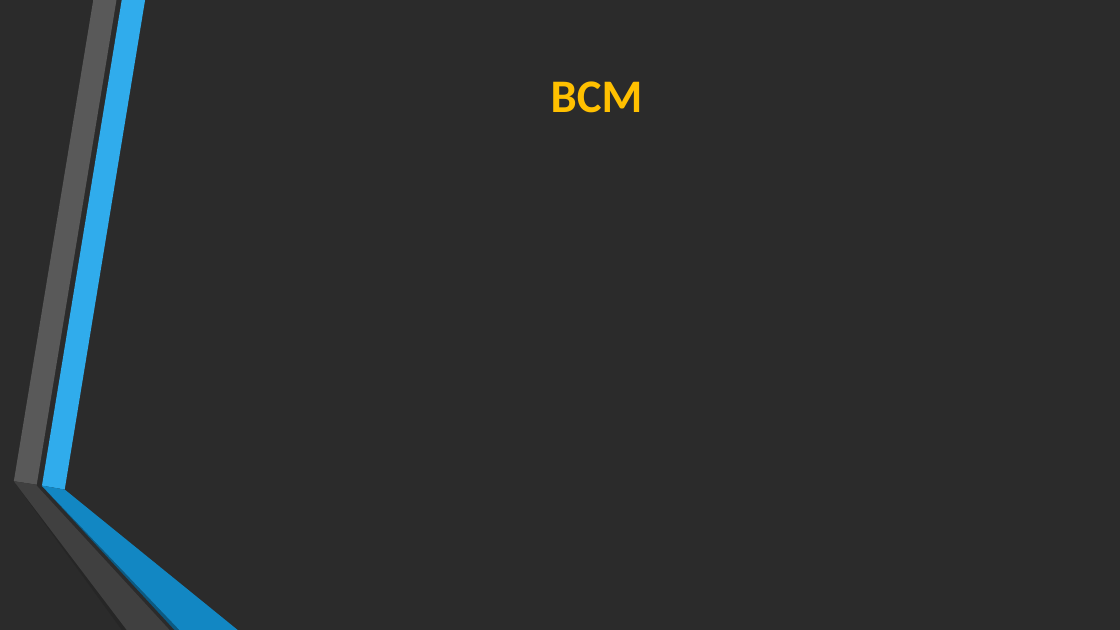
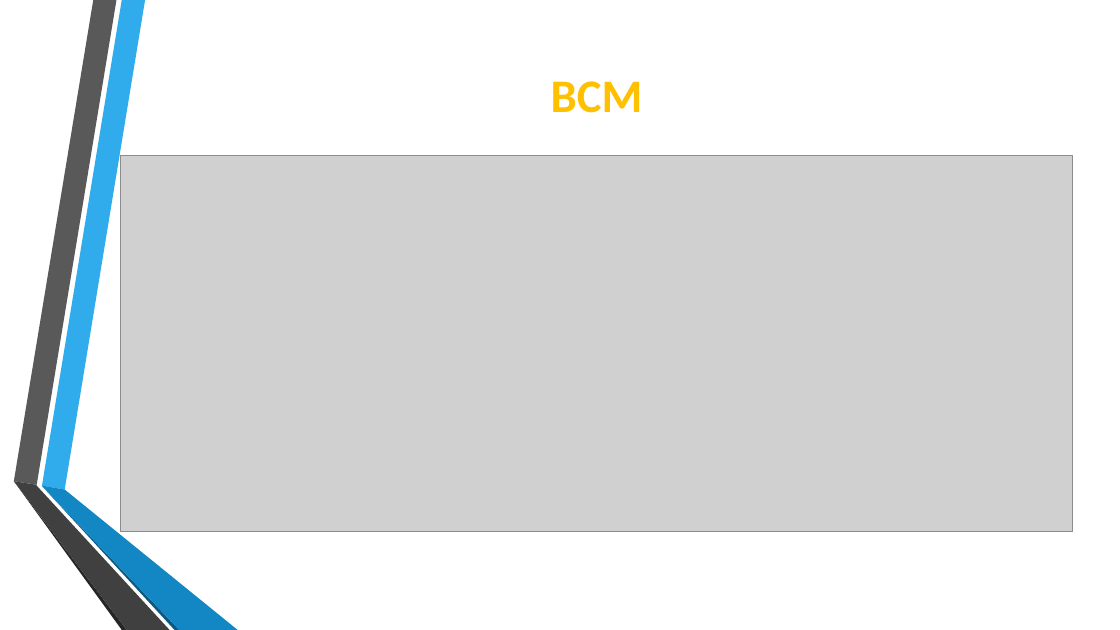
Before and after one commit to Lince99/GPOI, a slide deck: slide 2 of m0n0wall/Presentazione_M0n0wall.odp. Drawn at 1120x630 pixels with LibreOffice and Linux fonts; fonts in the diff are those of the drawing; grey boxes stand for pictures; background and template pictures are left out; a plain dark background stands for a picture behind light text. Boxes give left, top, right and bottom in pixels: in the first picture for what was removed or moved away, otherwise in the second. Text is boxed around its words. In the diff, an @@ line names an element or a change of style, - is before the commit and + after.

```diff
--- a/m0n0wall/Presentazione_M0n0wall.odp
+++ b/m0n0wall/Presentazione_M0n0wall.odp
@@ background picture (left out) to #FFFFFF @@
@@ picture added at [121,155,1073,532] @@
```
Also in this commit, not shown: 5 other slides changed.
